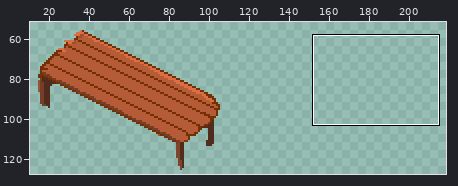
Edited in one commit: sprite sheet (Bullet Hell/Assets/Resources/Table.png). Above, an overview of the earlier version with the close-up marked.
Close-up. Before the edit:
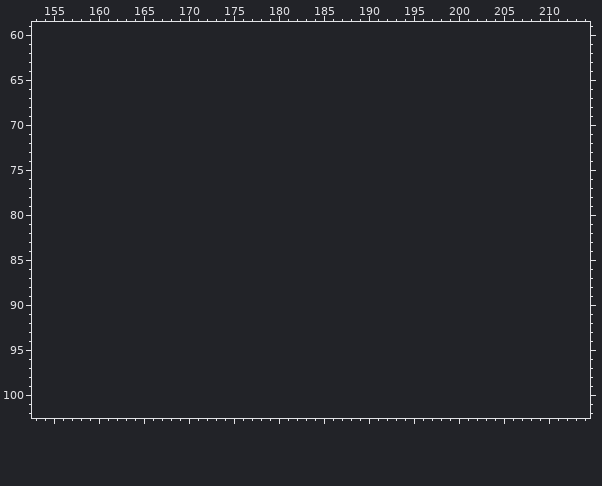
The file is 128x128 pixels. Colours within 5 levels of each other are drawn and written as one. Shown: x 153..214, y 59..102. The old version is drawn lined up with the new one, on the new canvas. The wide view leaves out empty margins.
After the commit:
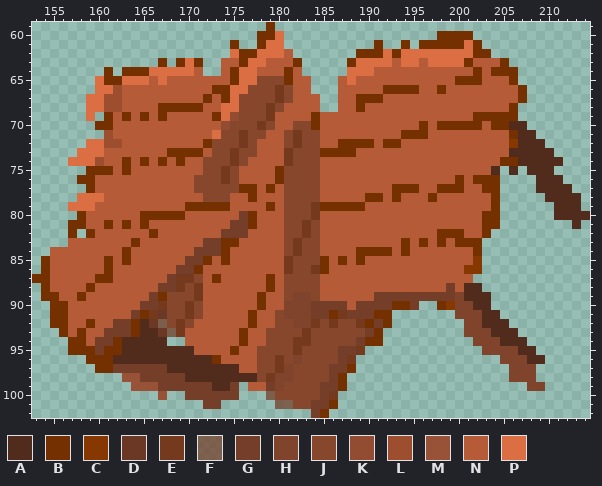
Palette (. is transparent): A #512b1c  B #753000  C #873700  D #6a3825  E #753a1d  F #753e29b8  G #753e29  H #80432b  J #87472d  K #924c31  L #9c4e2f  M #985237  N #b55b37  P #dc6e43
Edits made:
canvas 128x128 -> 256x128
y 59: x 179 . -> B
y 60: x 178..180 ... -> BBP; x 198..201 .... -> BBBB
y 61: x 175 . -> B; x 178..180 ... -> BPP; x 191 . -> B; x 194 . -> B; x 196..202 ....... -> BBBBBPB
y 62: x 175..181 ....... -> PBBPPPN; x 189..203 ............... -> BBBPBPPPPPPPPBB
y 63: x 167 . -> B; x 169..171 ... -> BPB; x 174..182 ......... -> NNBPPNNNB; x 188..205 .................. -> BPPPPNPPNPPPPBNNNB
y 64: x 161 . -> B; x 163..171 ......... -> BBBPPPPPN; x 174..182 ......... -> NBPPNNNBN; x 188..206 ................... -> PPPNNNNNNNNNNNBNBBB
y 65: x 160..183 ........................ -> PBBPPPNPNNNNNNNBPPJJJBNN; x 187..206 .................... -> NPNNNNNNNNNNNBBBNNNB
y 66: x 160..183 ........................ -> PPLNNNNNNNNNNBBPPJJJEJNN; x 187..207 ..................... -> NNNNNBBBBNNBNNNNNNNNB
y 67: x 159..184 .......................... -> PPLLNNNNNNNNNBNBPJJJJEJNNN; x 187..207 ..................... -> NNBBBNNNNNNNNNNNNNNNB
y 68: x 159..184 .......................... -> PPLLNNNNBBBBBNNPPJJJEJNNNN; x 187..206 .................... -> NNBNNNNNNNNNNNNNNNNB
y 69: x 159 . -> P; x 161..206 .............................................. -> BNBNBNBNNNNNBPKJJJENNNNBNNNNNNNNNNNNNNNNNBBBBB
y 70: x 160..207 ................................................ -> BBNNNNNNNNNNNNKJJJEJNNJJBNNNNNNNNNNNBNBBBBBNBBAA
y 71: x 161..208 ................................................ -> LNNNNNNNNNNNPJJEJJNNJEJJNNNNNNNNNBBBNNNNNNNNNBAA
y 72: x 159..209 ................................................... -> PPLLNNNNNNNNNBJJJEJNNNJEJJNNBBBBNBBNNNNNNNNNNNNCAAA
y 73: x 158..210 ..................................................... -> PPPNNNNNNNBBBBNJJEJJNNNEJJJBBBBNNNNNNNNNNNNNNNNNAAAAA
y 74: x 157..211 ....................................................... -> PPPLNNBNBNBNBNNJJJEJNNNNEJJJNNNNNNNNNNNNNNNNNNNNBBAAAAA
y 75: x 159..204 .............................................. -> BBBNBNNNNNNNNJJEJNNNNBJJJJNNNNNNNNNNNNNNNNNNNA; x 206 . -> A; x 208..210 ... -> AAA
y 76: x 158..204 ............................................... -> BBNNNNNNNNNNNJJJEJNNNNBJJJJNNNNNNNNNNNNNNNBNBBB; x 209..211 ... -> AAA
y 77: x 159..204 .............................................. -> BNNNNNNNNNNNJJJJJBBNBNJJJJNNNNNNNNBBBNNBBBNNBB; x 209..212 .... -> AAAA
y 78: x 158..204 ............................................... -> PPPNNNNNNNNNNNJJJNNBNNNJJJJNNNNNBBNBNNNBNNNNNNB; x 210..213 .... -> AAAA
y 79: x 157..204 ................................................ -> PPPNNNNNNNNNNBBBBBNNNNBNJJJEBBBBBNNNNNNNNNNNNNNB; x 211..213 ... -> AAA
y 80: x 158..204 ............................................... -> BNNNNNNBBBBBNNNNNNGBNNNJJJENNNNNNNNNNNNNNNNNNBB; x 211..214 .... -> AAAA
y 81: x 157..204 ................................................ -> BBNNBNBNBNNNNNNNNNGGBNNNJJEJNNNNNNNNNNNNNNNNNNBB; x 213 . -> A
y 82: x 157 . -> B; x 159..203 ............................................. -> BNNNNNNBNNNNNNNGGGNNNNJJEJNNNNNNNNNNNNNBBBNNB
y 83: x 157..202 .............................................. -> NNNNNNNBNNNNNNNGGBBNNNNNJEJJNNNNNNNNNBNBNBNBBB
y 84: x 155..202 ................................................ -> NNNNNNNNBNNNNNNNGGGBNNNNNNJEJJNNNNBBBBNBNNNNNNNB
y 85: x 154..202 ................................................. -> BNNNNNNBNBNNNNNNGGBNBNNNNNNEJJJBNBNBNNNNNNNNNNNNC
y 86: x 154..202 ................................................. -> BNNNNNNBNNNNNNNGGBNNNNNNNNNEJJEBNNNNNNNNNNNNNNNCC
y 87: x 153..201 ................................................. -> BBNNNNNBBNNNNNNGEEJNBNNNNNBNJJJJNNNNNNNNNNNNNNNNN
y 88: x 154..202 ................................................. -> BNNNNBNNNNNNNGGEJENNNNNNNBNJJJJNNNNNNNNNNNNNNGNAA
y 89: x 154..203 .................................................. -> BBNNBNNNNNNNGBJJJENNNNNNBNNJHHJNNNNNNGGGGGGGGGHAAA
y 90: x 155..195 ......................................... -> BBNNNNNNNNGGEJJEJNNNNNNBNNHHHGGGGNGGGGBBG; x 198..203 ...... -> BCHHAA
y 91: x 155..192 ...................................... -> BBNNNNNNNGBEDJJEJNNNNNBNNJHHHGGBEGGGBB; x 200..204 ..... -> HHHAA
y 92: x 155..192 ...................................... -> BBNNBNNGGBADFJEJNNNNNNBNNJJHHEJEJJEBGB; x 201..205 ..... -> HHAAA
y 93: x 156..191 .................................... -> BNBNNGGGBAADFENNNNNNBNNJJJJEJJJJJJGB; x 201..206 ...... -> HHHAAA
y 94: x 157..167 ........... -> BBNGGBAAAAA; x 170..191 ...................... -> NNNNNNBNNJJJEEJJJJJGBB; x 202..207 ...... -> HHHAAA
y 95: x 157..189 ................................. -> BBBGBBAAAAAAAANNNNBNNJJJJEJJJJGGE; x 203..208 ...... -> HHHHAA
y 96: x 159..188 .............................. -> BBBAAAAAAAAAAABNNNNJJEJHJJJJGE; x 205..209 ..... -> HHHAA
y 97: x 160..188 ............................. -> BBGGGGGGAAAAAAAANNJJEHJJJJGGB; x 206..208 ... -> HHH
y 98: x 163..187 ......................... -> MMGGGGGAAAAAAAAJEHHJJJJGB; x 206..208 ... -> HHH
y 99: x 164..175 ............ -> MMMGGGGGGAAG; x 177..187 ........... -> NNGHJJJJGGB; x 208..209 .. -> HH
y 100: x 167 . -> M; x 170..175 ...... -> GGGGGG; x 179..186 ........ -> FJJJJJGE
y 101: x 172..173 .. -> GG; x 180..186 ....... -> FFJJGGB
y 102: x 184..185 .. -> GB
